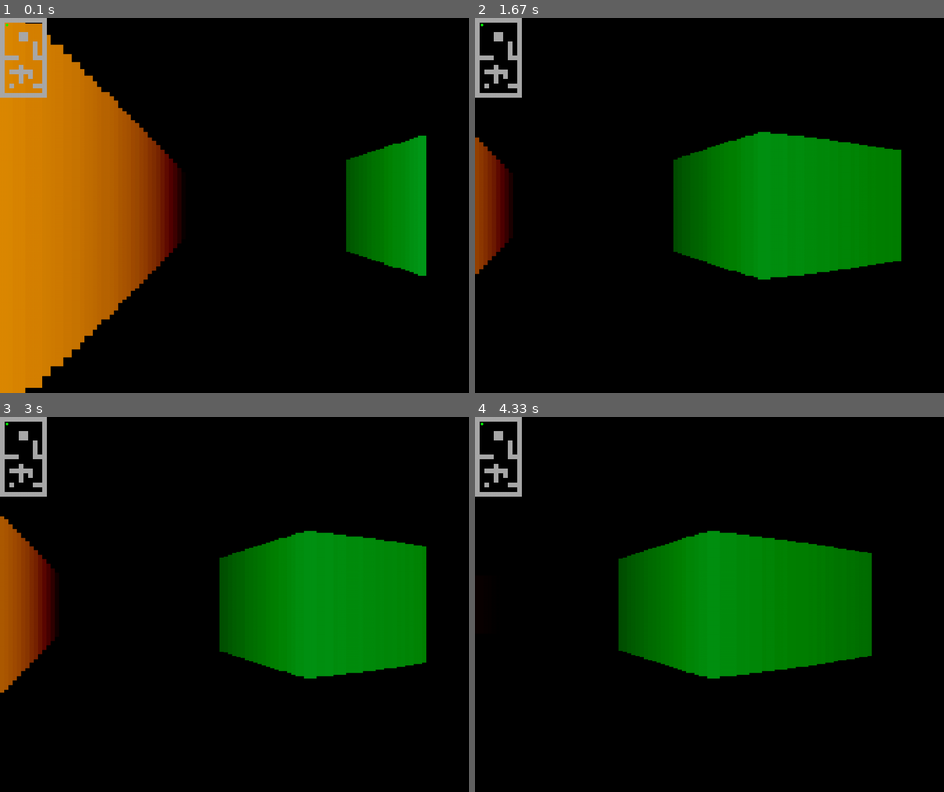
Above: before the commit, frames 1-4 (two rows, left to right).
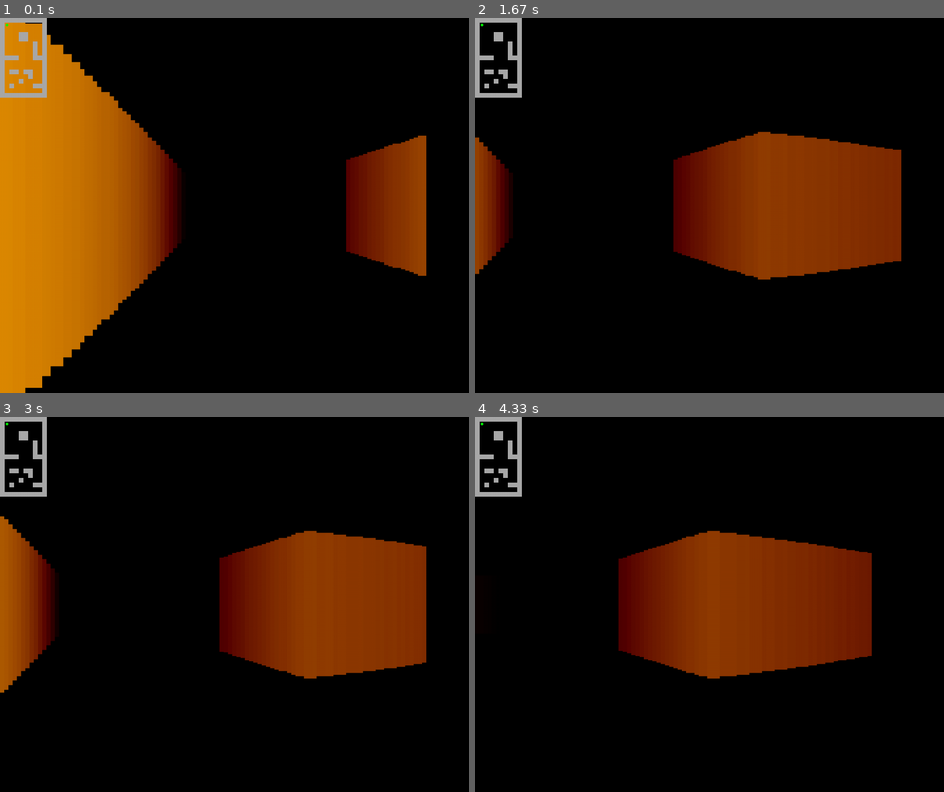
Above: after the commit, the same moments.

Repository: RefasTV/DoomPygame
Game: pygame game, started from Game.py
Two runs of this game, one before a commit and one after it. Both use one fixed random seed, a clock stepped at 60 frames per second and the inputs below.
Inputs:
- Up to frame 1 (0.1 s): no input
- Up to frame 2 (1.67 s): hold Right 0.33-0.8 s; hold Right 0.83-1.3 s; hold Left from 1.33 s (still down)
- Up to frame 3 (3 s): release Left at 1.87 s; hold Left 1.9-2.37 s; hold Right from 2.4 s (still down)
- Up to frame 4 (4.33 s): release Right at 3.03 s; hold Left 3.07-3.53 s; hold Right 3.57-4.03 s; hold Right from 4.07 s (still down)

The runs differ from the first frame. In frame 1, 5.4% of the frame differs, in the area x 4-91%, y 12-69%; in frame 2, 16%; in frame 3, 15%; in frame 4, 18%, in the area x 4-85%, y 12-70%.

Commit message:
doom on walls

Diff:
--- a/Game.py
+++ b/Game.py
@@ -1,5 +1,5 @@
 #######Imports###############
-import pygame, math
+import pygame, math, random
 
 #### COLORS ####
 orange = (255,171,0)
@@ -56,27 +56,13 @@
                     return (player.posX + lenX * i, player.posY + lenY* i) # return point
         return (0,0)
 
-    def GetDistance(self):
-        x,y = self.GetHitPoint()
-        return (x - player.posX,y - player.posY)
-
-
-class Bullet:
-    def __init__(self):
-        self.angle = player.angle
-        self.curX = player.posX
-        self.curY = player.posY
-    def nextPos(self):
-        speed = 500
-        return (player.posX + (player.posX + W * math.cos(player.angle)) / speed, player.posY + (player.posY + W * math.sin(player.angle)) / speed)
-
-    def draw(self):
-        if (W > self.curX > 0) and (H > self.curY > 0):
-            pygame.draw.circle(screen,'white',self.nextPos(),3)
 
 
 class Map:
     def __init__(self):
+        self.prevX = 0
+        self.prevY = 0
+
         self.map = [
             [1, 1,  1,  1,  1,  1,    1,    1,  1,  1],
             [1,'pl','_','_','_','_',  '_', '_','_', 1],
@@ -88,9 +74,9 @@
             [1,'_' ,'_', '_','_','_','_', 1,'_',1],
             [1, 1,  1,  1,'_','_', '_',  1,  1, 1],
             [1,'_','_','_','_','_', '_','_','_',1],
-            [1,'_','_','_',1,'_', '_',  '_','_',1],
-            [1,'_', 1,  1, 1,  1,  1,   '_','_',1],
-            [1,'_','_','_',1, '_', 1,   '_','_',1],
+            [1,'_','_','_','_','_', '_',  '_','_',1],
+            [1,'_', 1,  1, '_',  1,  1,   '_','_',1],
+            [1,'_','_','_','_', '_', 1,   '_','_',1],
             [1,'_','_','_',1, '_', '_', '_','_',1],
             [1,'_', 1 ,'_','_','_', '_', 1,  1,1],
             [1,'_','_','_','_','_', '_', '_','_',1],
@@ -101,21 +87,23 @@
             [orange, orange,  orange,  orange,  orange,  orange,  orange,  orange, orange, orange],
             [orange, '_',   '_',      '_',     '_',     '_',     '_',     '_',     '_',    orange],
             [orange, '_',   '_',      '_',     '_',     '_',     '_',     '_',     '_',    orange],
-            [orange, '_',   '_',      '_',     green,    green,    '_',     '_',     '_',    orange],
-            [orange, '_',   '_',      '_',     green,    green,    '_',     '_',     '_',    orange],
-            [orange, '_',   '_',      '_',     '_',     '_',     '_',     green,    '_',    orange],
-            [orange, '_' ,  '_',      '_',     '_',     '_',     '_',     green,    '_',    orange],
-            [orange, '_' ,  '_',      '_',     '_',     '_',     '_',     green,    '_',    orange],
-            [orange, orange,orange,  orange,     '_',     '_',     '_',     green,  green,    orange],
-            [orange, '_',   '_',      '_',     '_',     '_',     '_',     '_',     '_',    orange],
-            [orange, '_',   '_',      '_',    orange,     '_',     '_',     '_',     '_',    orange],
-            [orange, '_',   orange,   orange,   orange,     green,   green,     '_',     '_',    orange],
-            [orange, '_',   '_',      '_',     orange,     '_',     green,     '_',     '_',    orange],
+            [orange, '_',   '_',      '_',     orange, orange,    '_',     '_',     '_',    orange],
+            [orange, '_',   '_',      '_',     orange, orange,    '_',     '_',     '_',    orange],
+            [orange, '_',   '_',      '_',     '_',     '_',     '_',     orange,    '_',    orange],
+            [orange, '_' ,  '_',      '_',     '_',     '_',     '_',     orange,    '_',    orange],
+            [orange, '_' ,  '_',      '_',     '_',     '_',     '_',     orange,    '_',    orange],
+            [orange, orange,orange,  orange,   '_',     '_',     '_',   orange,  orange,    orange],
+            [orange, '_',   '_',      '_',     '_',     '_',     '_',     '_',     '_',    orange],
+            [orange, '_',   '_',      '_',     '_',     '_',     '_',     '_',     '_',    orange],
+            [orange, '_',   orange,   orange,  '_',    orange, orange,     '_',     '_',    orange],
+            [orange, '_',   '_',      '_',     '_',     '_',    orange,     '_',     '_',    orange],
             [orange, '_',   '_',      '_',     orange,     '_',     '_',     '_',     '_',    orange],
             [orange, '_',   orange,      '_',     '_',     '_',     '_',     orange,     orange,    orange],
             [orange, '_',   '_',      '_',     '_',     '_',     '_',     '_',     '_',    orange],
             [orange, orange, orange,   orange,  orange,  orange,  orange,  orange,  orange,  orange],
         ]
+
+        self.possibleSelect = []
 
     def draw(self): # Draw 2D
         for j in range(W // 100):
@@ -154,6 +142,18 @@
                     pygame.draw.rect(screen,'darkgray',(i*10, j*10, 10, 10))
         pygame.draw.circle(screen,'green',(player.posX/10, player.posY/10),3)
 
+    def NewTarget(self):
+        self.GenerateList()
+        self.colorMap[self.prevY][self.prevX] = orange
+        self.prevX,self.prevY = random.choice(self.possibleSelect)
+        self.colorMap[self.prevY][self.prevX] = green
+        #print(self.colorMap)
+
+    def GenerateList(self):
+        for j in range(1,len(self.map)-1):
+            for i in range(1,len(self.map[0])-1):
+                if (self.map[j][i] == 1):
+                    self.possibleSelect.append((i,j))
 
 class Player:
     def __init__(self):
@@ -162,6 +162,7 @@
         self.angle = 0
         self.speed = 0.5
         self.cameraSens = 0.005
+        self.points = 0
 
     def movement(self):
         keys = pygame.key.get_pressed()
@@ -192,15 +193,22 @@
             self.angle += self.cameraSens
         self.angle %= math.tau
 
+        #print(player.posX,player.posY)
+
     def draw(self):
         pygame.draw.circle(screen,'green',(self.posX, self.posY),7)
 
-
-"""
-    def Shoot(self):
-        bullets.append(Bullet())
-        print(bullets)
-"""
+    def shoot(self):
+        GHPx, GHPy = Ray(self.angle).GetHitPoint()
+        if (map.colorMap[int(GHPy // 100)][int(GHPx // 100)] == green): # if in colored block:
+            player.points += 1
+            map.NewTarget()
+            print("Your points:", player.points)
+
+##########Class Objects##########
+player = Player()
+map = Map()
+rays = [0] * numRays
 
 ############Functions############
 """
@@ -208,6 +216,8 @@
     for i in range(len(bullets)):
         bullets[i].draw()
 """
+map.NewTarget()
+
 
 def TwoD():
     map.draw()
@@ -220,11 +230,6 @@
     map.newDraw()
     map.MiniMap()
 
-
-##########Class Objects##########
-player = Player()
-map = Map()
-rays = [0] * numRays
 
 ######### Game Loop##############
 while run:
@@ -255,10 +260,9 @@
     for ev in pygame.event.get():
         if (ev.type == pygame.QUIT): #Quit
             run = False
-        """
+
         if (ev.type == pygame.MOUSEBUTTONDOWN): #Shoot
-            player.Shoot()
-        """
+            player.shoot()
 
     #Game
     screen.fill((0,0,0))
